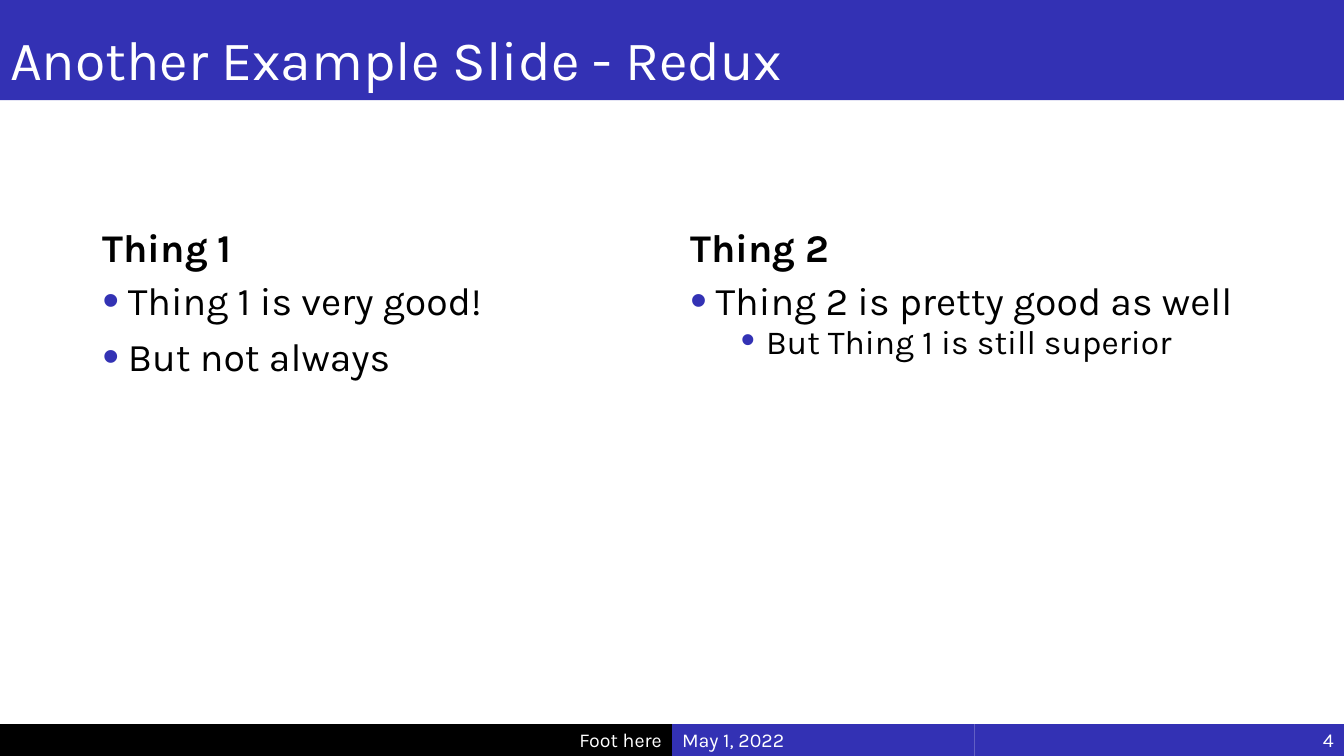
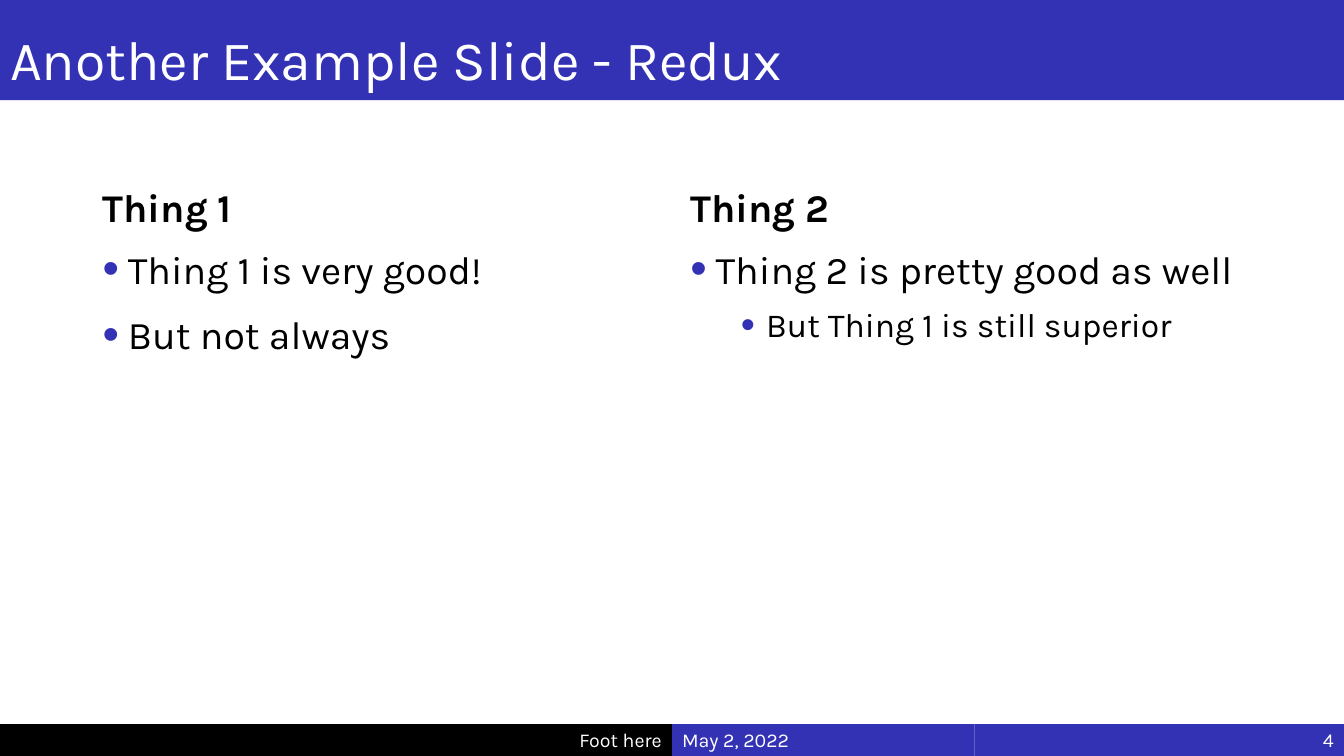
Before and after one commit to sbryngelson/Fake-Beamer, a slide deck: slide 4 of example.pptx. Drawn at 1344x756 pixels with LibreOffice and Linux fonts; fonts in the diff are those of the drawing; background and template pictures are left out. Boxes give left, top, right and bottom in pixels: in the first picture for what was removed or moved away, otherwise in the second. Text is boxed around its words. In the diff, an @@ line names an element or a change of style, - is before the commit and + after.

```diff
--- a/example.pptx
+++ b/example.pptx
@@ text "Thing 1" at bbox=[103, 194, 232, 232]: line spacing 0.9 to 1.1 @@
@@ 4 texts: place and size @@
-4 texts at bbox=[103, 234, 1232, 381]
+4 texts at bbox=[103, 194, 1232, 359]
@@ text "Thing 2" at bbox=[690, 194, 830, 232]: line spacing 0.9 to 1.1 @@
@@ text "Thing 1 is very good!" at bbox=[128, 257, 482, 359]: line spacing 0.9 to 1.1; bullet colour #3332B4 to #3331B4 @@
@@ text "Thing 2 is pretty good ..." at bbox=[716, 257, 1232, 346]: line spacing 0.9 to 1.1; bullet colour #3332B4 to #3331B4; line spacing 0.7 to 1.1 @@
@@ text in rectangle at bbox=[682, 734, 789, 752]: text changed @@
-May 1, 2022
+May 2, 2022
```
Also in this commit, not shown: 4 other slides changed, 2 other files.
